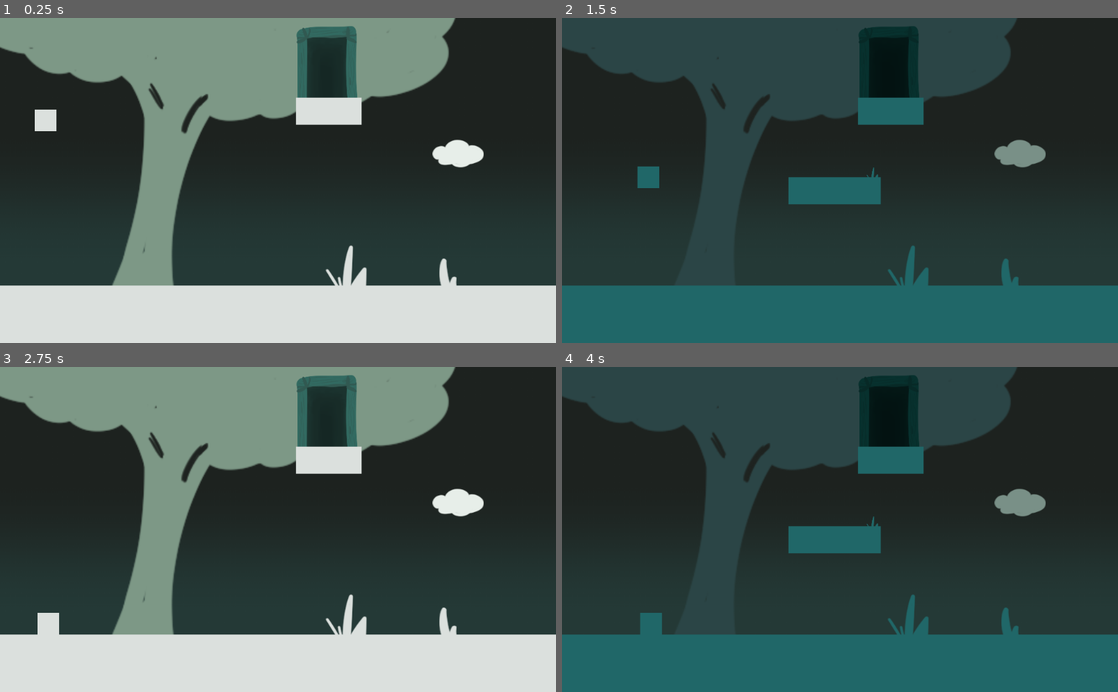
Above: before the commit, frames 1-4 (two rows, left to right).
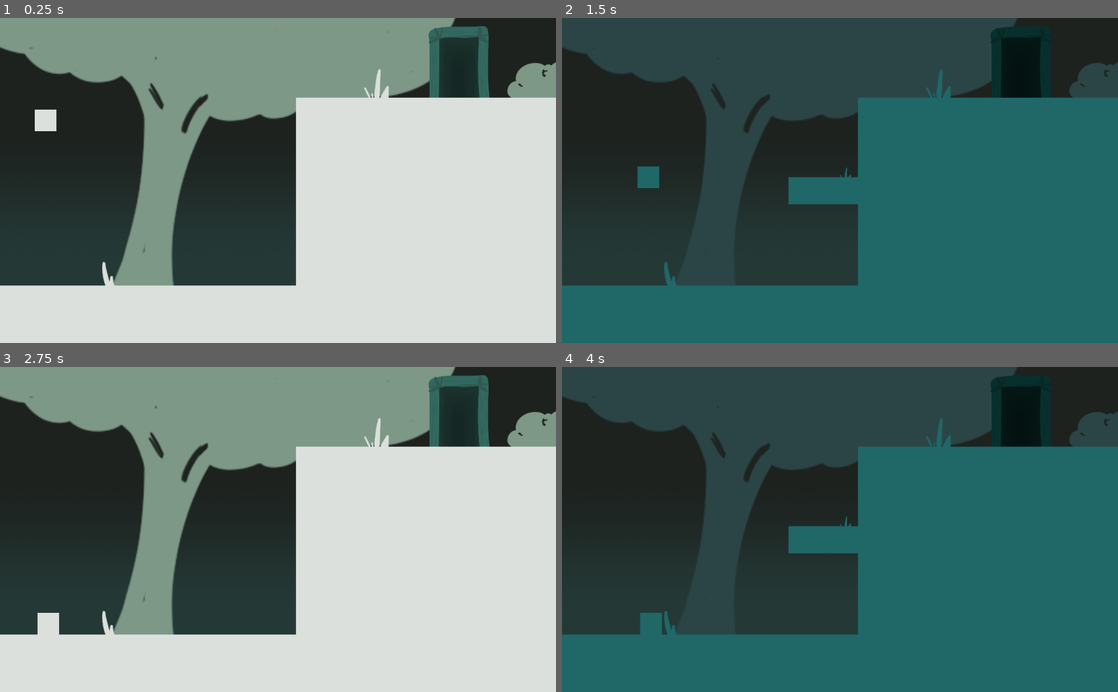
Above: after the commit, the same moments.

Repository: raespark/Tilted
Game: Godot game, scene res://Scenes/Level2.tscn
The game is run twice, just before and just after one commit, with the same random seed, the same clock (stepped at 60 frames per second) and the same inputs. This scene is started directly instead of the project's main scene. Sound files missing from this copy of the repository are replaced by a short silence.
Inputs:
- Up to frame 1 (0.25 s): no input
- Up to frame 2 (1.5 s): hold Right (ui_right) from 0.53 s (still down); tap Up (ui_up) at 0.77 s
- Up to frame 3 (2.75 s): tap Up (ui_up) at 1.52 s; tap Enter at 2 s; release Right (ui_right) at 2.03 s; hold Left (ui_left) from 2.03 s (still down)
- Up to frame 4 (4 s): tap Space at 2.75 s; release Left (ui_left) at 2.78 s; hold Right (ui_right) from 2.78 s (still down); tap Up (ui_up) at 3.02, 3.77 s

The runs differ from the first frame. In frame 1, 30% of the frame differs, in the area x 18-100%, y 2-83%; in frame 2, 30%; in frame 3, 30%; in frame 4, 30%.

Commit message:
add sounds and music

Diff:
--- a/Scenes/Goal.gd
+++ b/Scenes/Goal.gd
@@ -13,6 +13,6 @@
 	var colliding_bodies = get_overlapping_bodies()
 	for body in colliding_bodies:
 		if body.get_groups().find("Player") != -1:
-			print("WIN!")
 			globalVars.current_level += 1
+			globalVars.music_time = get_parent().get_parent().find_node("Music").get_playback_position()
 			get_tree().change_scene("res://Scenes/" + globalVars.levels[globalVars.current_level])
--- a/Scenes/Level1.tscn
+++ b/Scenes/Level1.tscn
@@ -7,13 +7,20 @@
 [ext_resource path="res://Sprites/cloud.png" type="Texture" id=5]
 [ext_resource path="res://Sprites/tree.png" type="Texture" id=6]
 [ext_resource path="res://Scripts/ColorChangeBackgroundSprite.gd" type="Script" id=7]
-[ext_resource path="res://Scenes/Goal.tscn" type="PackedScene" id=8]
-[ext_resource path="res://Scenes/Player.tscn" type="PackedScene" id=9]
-[ext_resource path="res://Scripts/ColorChange.gd" type="Script" id=10]
-[ext_resource path="res://Sprites/grass2.png" type="Texture" id=11]
-[ext_resource path="res://Scripts/GrassColors.gd" type="Script" id=12]
-[ext_resource path="res://Sprites/grass.png" type="Texture" id=13]
-[ext_resource path="res://Sprites/arrow.png" type="Texture" id=14]
+[ext_resource path="res://Sprites/goal.png" type="Texture" id=8]
+[ext_resource path="res://Scripts/GrassColors.gd" type="Script" id=9]
+[ext_resource path="res://Scenes/Goal.gd" type="Script" id=10]
+[ext_resource path="res://Scenes/Player.tscn" type="PackedScene" id=11]
+[ext_resource path="res://Scripts/ColorChange.gd" type="Script" id=12]
+[ext_resource path="res://Sprites/grass2.png" type="Texture" id=13]
+[ext_resource path="res://Sprites/grass.png" type="Texture" id=14]
+[ext_resource path="res://Sprites/arrow.png" type="Texture" id=15]
+[ext_resource path="res://Scenes/Music.tscn" type="PackedScene" id=16]
+
+[sub_resource type="RectangleShape2D" id=1]
+
+custom_solver_bias = 0.0
+extents = Vector2( 20.085, 60.4385 )
 
 [sub_resource type="RectangleShape2D" id=3]
 
@@ -28,6 +35,8 @@
 [node name="Level1" type="Node2D" index="0"]
 
 [node name="Background" type="Node2D" parent="." index="0"]
+
+editor/display_folded = true
 
 [node name="background" type="Sprite" parent="Background" index="0"]
 
@@ -63,11 +72,38 @@
 texture = ExtResource( 6 )
 script = ExtResource( 7 )
 
-[node name="goal" parent="." index="1" instance=ExtResource( 8 )]
+[node name="goal" type="Sprite" parent="." index="1"]
+
+position = Vector2( 943.496, 424.822 )
+scale = Vector2( 0.3117, 0.375236 )
+texture = ExtResource( 8 )
+script = ExtResource( 9 )
+
+[node name="Goal" type="Area2D" parent="goal" index="0"]
+
+position = Vector2( -3026.93, -1132.15 )
+scale = Vector2( 3.20821, 2.66499 )
+input_pickable = true
+gravity_vec = Vector2( 0, 1 )
+gravity = 98.0
+linear_damp = 0.1
+angular_damp = 1.0
+collision_layer = 15
+collision_mask = 15
+audio_bus_override = false
+audio_bus_name = "Master"
+script = ExtResource( 10 )
+_sections_unfolded = [ "Collision", "Pickable" ]
+
+[node name="CollisionShape2D" type="CollisionShape2D" parent="goal/Goal" index="0"]
+
+position = Vector2( 939.281, 430.544 )
+shape = SubResource( 1 )
+_sections_unfolded = [ "Visibility" ]
 
 [node name="Player" parent="." index="2" groups=[
 "Player",
-] instance=ExtResource( 9 )]
+] instance=ExtResource( 11 )]
 
 position = Vector2( 140.759, 124.899 )
 
@@ -185,25 +221,27 @@
 position = Vector2( 48.9662, 453.169 )
 rotation = 3.14124
 scale = Vector2( 0.141966, 0.143673 )
-texture = ExtResource( 14 )
-script = ExtResource( 3 )
+texture = ExtResource( 15 )
+script = ExtResource( 3 )
+
+[node name="Music" parent="." index="7" instance=ExtResource( 16 )]
 
 [connection signal="color_change_needed" from="Player" to="Default/StaticBody2D/ColorRect" method="_change_color"]
 
+[connection signal="color_change_needed" from="Player" to="Background/tree" method="_change_color"]
+
+[connection signal="color_change_needed" from="Player" to="Default/grass" method="_change_color"]
+
+[connection signal="color_change_needed" from="Player" to="Default/grass2" method="_change_color"]
+
+[connection signal="color_change_needed" from="Player" to="Background/cloud" method="_change_color"]
+
 [connection signal="color_change_needed" from="Player" to="Background/tinyCloud" method="_change_color"]
 
+[connection signal="color_change_needed" from="Player" to="arrow" method="_change_color"]
+
+[connection signal="color_change_needed" from="Player" to="arrow3" method="_change_color"]
+
+[connection signal="color_change_needed" from="Player" to="arrow2" method="_change_color"]
+
 [connection signal="color_change_needed" from="Player" to="Background/smallCloud" method="_change_color"]
-
-[connection signal="color_change_needed" from="Player" to="Background/cloud" method="_change_color"]
-
-[connection signal="color_change_needed" from="Player" to="Background/tree" method="_change_color"]
-
-[connection signal="color_change_needed" from="Player" to="Default/grass" method="_change_color"]
-
-[connection signal="color_change_needed" from="Player" to="arrow" method="_change_color"]
-
-[connection signal="color_change_needed" from="Player" to="arrow3" method="_change_color"]
-
-[connection signal="color_change_needed" from="Player" to="Default/grass2" method="_change_color"]
-
-[connection signal="color_change_needed" from="Player" to="arrow2" method="_change_color"]
--- a/Scenes/Level2.tscn
+++ b/Scenes/Level2.tscn
@@ -1,17 +1,19 @@
-[gd_scene load_steps=17 format=2]
+[gd_scene load_steps=19 format=2]
 
 [ext_resource path="res://Sprites/background.png" type="Texture" id=1]
 [ext_resource path="res://Sprites/tree.png" type="Texture" id=2]
 [ext_resource path="res://Scripts/ColorChangeBackgroundSprite.gd" type="Script" id=3]
 [ext_resource path="res://Sprites/smallCloud.png" type="Texture" id=4]
 [ext_resource path="res://Scripts/CloudColors.gd" type="Script" id=5]
-[ext_resource path="res://Scenes/Goal.tscn" type="PackedScene" id=6]
-[ext_resource path="res://Scenes/Player.tscn" type="PackedScene" id=7]
-[ext_resource path="res://Scripts/ShowForColor.gd" type="Script" id=8]
-[ext_resource path="res://Sprites/grass2.png" type="Texture" id=9]
-[ext_resource path="res://Scripts/GrassColors.gd" type="Script" id=10]
-[ext_resource path="res://Scripts/ColorChange.gd" type="Script" id=11]
-[ext_resource path="res://Sprites/grass.png" type="Texture" id=12]
+[ext_resource path="res://Sprites/bush.png" type="Texture" id=6]
+[ext_resource path="res://Scenes/Goal.tscn" type="PackedScene" id=7]
+[ext_resource path="res://Scenes/Player.tscn" type="PackedScene" id=8]
+[ext_resource path="res://Scripts/ShowForColor.gd" type="Script" id=9]
+[ext_resource path="res://Sprites/grass2.png" type="Texture" id=10]
+[ext_resource path="res://Scripts/GrassColors.gd" type="Script" id=11]
+[ext_resource path="res://Scripts/ColorChange.gd" type="Script" id=12]
+[ext_resource path="res://Sprites/grass.png" type="Texture" id=13]
+[ext_resource path="res://Scenes/Music.tscn" type="PackedScene" id=14]
 
 [sub_resource type="RectangleShape2D" id=4]
 
@@ -26,14 +28,14 @@
 [sub_resource type="RectangleShape2D" id=5]
 
 custom_solver_bias = 0.0
-extents = Vector2( 61.0345, 25 )
+extents = Vector2( 236.917, 172.784 )
 
 [sub_resource type="RectangleShape2D" id=2]
 
 custom_solver_bias = 0.0
 extents = Vector2( 28.0141, 429.951 )
 
-[node name="Level2" type="Node2D" index="0"]
+[node name="Level2" type="Node2D"]
 
 [node name="Background" type="Node2D" parent="." index="0"]
 
@@ -56,29 +58,36 @@
 texture = ExtResource( 4 )
 script = ExtResource( 5 )
 
-[node name="goal" parent="." index="1" instance=ExtResource( 6 )]
-
-position = Vector2( 606.184, 89.165 )
+[node name="bush" type="Sprite" parent="Background" index="3"]
+
+position = Vector2( 1007.79, 116.962 )
+scale = Vector2( 0.51011, 0.51011 )
+texture = ExtResource( 6 )
+script = ExtResource( 3 )
+
+[node name="goal" parent="." index="1" instance=ExtResource( 7 )]
+
+position = Vector2( 849.317, 89.165 )
 scale = Vector2( 0.3117, 0.337233 )
 
 [node name="Player" parent="." index="2" groups=[
 "Player",
-] instance=ExtResource( 7 )]
+] instance=ExtResource( 8 )]
 
 position = Vector2( 84.0922, 88.6378 )
 
 [node name="Color2" type="Node2D" parent="." index="3"]
 
 editor/display_folded = true
-script = ExtResource( 8 )
+script = ExtResource( 9 )
 color_index_to_hide = 1
 
 [node name="grass2" type="Sprite" parent="Color2" index="0"]
 
-position = Vector2( 571.56, 288.955 )
+position = Vector2( 522.06, 288.955 )
 scale = Vector2( 0.268241, 0.268241 )
-texture = ExtResource( 9 )
-script = ExtResource( 10 )
+texture = ExtResource( 10 )
+script = ExtResource( 11 )
 
 [node name="Platform" type="ColorRect" parent="Color2" index="1"]
 
@@ -163,8 +172,8 @@
 anchor_bottom = 0.0
 margin_left = 545.0
 margin_top = 147.0
-margin_right = 666.0
-margin_bottom = 197.0
+margin_right = 1028.0
+margin_bottom = 503.0
 rect_pivot_offset = Vector2( 0, 0 )
 rect_clip_content = false
 mouse_filter = 0
@@ -172,38 +181,39 @@
 size_flags_horizontal = 1
 size_flags_vertical = 1
 color = Color( 1, 1, 1, 1 )
+script = ExtResource( 12 )
+_sections_unfolded = [ "Rect" ]
+
+[node name="StaticBody2D" type="StaticBody2D" parent="Default/Platform" index="0"]
+
+input_pickable = false
+collision_layer = 15
+collision_mask = 15
+constant_linear_velocity = Vector2( 0, 0 )
+constant_angular_velocity = 0.0
+friction = 1.0
+bounce = 0.0
+_sections_unfolded = [ "Collision" ]
+
+[node name="CollisionShape2D" type="CollisionShape2D" parent="Default/Platform/StaticBody2D" index="0"]
+
+position = Vector2( 237.211, 173.358 )
+shape = SubResource( 5 )
+
+[node name="grass2" type="Sprite" parent="Default" index="2"]
+
+position = Vector2( 693.43, 126.444 )
+scale = Vector2( 0.5889, 0.667814 )
+texture = ExtResource( 10 )
 script = ExtResource( 11 )
-_sections_unfolded = [ "Rect" ]
-
-[node name="StaticBody2D" type="StaticBody2D" parent="Default/Platform" index="0"]
-
-input_pickable = false
-collision_layer = 15
-collision_mask = 15
-constant_linear_velocity = Vector2( 0, 0 )
-constant_angular_velocity = 0.0
-friction = 1.0
-bounce = 0.0
-_sections_unfolded = [ "Collision" ]
-
-[node name="CollisionShape2D" type="CollisionShape2D" parent="Default/Platform/StaticBody2D" index="0"]
-
-position = Vector2( 59.5598, 25.1118 )
-shape = SubResource( 5 )
-
-[node name="grass2" type="Sprite" parent="Default" index="2"]
-
-position = Vector2( 637.713, 461.711 )
-scale = Vector2( 0.972281, 0.867361 )
-texture = ExtResource( 9 )
-script = ExtResource( 10 )
 
 [node name="grass" type="Sprite" parent="Default" index="3"]
 
-position = Vector2( 825.925, 472.565 )
-scale = Vector2( 1.19599, 0.658247 )
-texture = ExtResource( 12 )
-script = ExtResource( 10 )
+position = Vector2( 198.686, 473.059 )
+rotation = -0.131869
+scale = Vector2( 0.679745, 0.547767 )
+texture = ExtResource( 13 )
+script = ExtResource( 11 )
 
 [node name="Wall" type="StaticBody2D" parent="Default" index="4"]
 
@@ -241,22 +251,26 @@
 position = Vector2( -46.9026, 209.961 )
 shape = SubResource( 2 )
 
+[node name="Music" parent="." index="5" instance=ExtResource( 14 )]
+
+[connection signal="color_change_needed" from="Player" to="Color2/Platform" method="_change_color"]
+
 [connection signal="color_change_needed" from="Player" to="Default/StaticBody2D/ColorRect" method="_change_color"]
 
-[connection signal="color_change_needed" from="Player" to="Color2/Platform" method="_change_color"]
-
 [connection signal="color_change_needed" from="Player" to="Default/Platform" method="_change_color"]
 
+[connection signal="color_change_needed" from="Player" to="Background/tree" method="_change_color"]
+
+[connection signal="color_change_needed" from="Player" to="Background/smallCloud" method="_change_color"]
+
+[connection signal="color_change_needed" from="Player" to="Background/bush" method="_change_color"]
+
+[connection signal="color_change_needed" from="Player" to="goal" method="_change_color"]
+
 [connection signal="color_change_needed" from="Player" to="Default/grass2" method="_change_color"]
 
 [connection signal="color_change_needed" from="Player" to="Default/grass" method="_change_color"]
 
-[connection signal="color_change_needed" from="Player" to="Background/tree" method="_change_color"]
-
 [connection signal="color_change_needed" from="Player" to="Color2" method="determine_if_show"]
 
-[connection signal="color_change_needed" from="Player" to="goal" method="_change_color"]
-
 [connection signal="color_change_needed" from="Player" to="Color2/grass2" method="_change_color"]
-
-[connection signal="color_change_needed" from="Player" to="Background/smallCloud" method="_change_color"]
--- /dev/null
+++ b/Scenes/Level3.tscn
@@ -0,0 +1,188 @@
+[gd_scene load_steps=13 format=2]
+
+[ext_resource path="res://Sprites/background.png" type="Texture" id=1]
+[ext_resource path="res://Scenes/Goal.tscn" type="PackedScene" id=2]
+[ext_resource path="res://Scenes/Player.tscn" type="PackedScene" id=3]
+[ext_resource path="res://Scripts/ColorChange.gd" type="Script" id=4]
+[ext_resource path="res://Sprites/grass2.png" type="Texture" id=5]
+[ext_resource path="res://Scripts/GrassColors.gd" type="Script" id=6]
+[ext_resource path="res://Sprites/grass.png" type="Texture" id=7]
+[ext_resource path="res://Scripts/HideForColor.gd" type="Script" id=8]
+[ext_resource path="res://Scenes/Music.tscn" type="PackedScene" id=9]
+
+[sub_resource type="RectangleShape2D" id=1]
+
+custom_solver_bias = 0.0
+extents = Vector2( 805, 75 )
+
+[sub_resource type="RectangleShape2D" id=2]
+
+custom_solver_bias = 0.0
+extents = Vector2( 28.0141, 429.951 )
+
+[sub_resource type="RectangleShape2D" id=3]
+
+custom_solver_bias = 0.0
+extents = Vector2( 85, 25 )
+
+[node name="Level3" type="Node2D"]
+
+[node name="Background" type="Node2D" parent="." index="0"]
+
+[node name="background" type="Sprite" parent="Background" index="0"]
+
+position = Vector2( 515.901, 89.132 )
+scale = Vector2( 1.10488, 1.87187 )
+texture = ExtResource( 1 )
+
+[node name="goal" parent="." index="1" instance=ExtResource( 2 )]
+
+[node name="Player" parent="." index="2" groups=[
+"Player",
+] instance=ExtResource( 3 )]
+
+position = Vector2( 483.308, 64.441 )
+
+[node name="Default" type="Node2D" parent="." index="3"]
+
+editor/display_folded = true
+
+[node name="StaticBody2D" type="StaticBody2D" parent="Default" index="0"]
+
+position = Vector2( -274, 494 )
+input_pickable = false
+collision_layer = 15
+collision_mask = 15
+constant_linear_velocity = Vector2( 0, 0 )
+constant_angular_velocity = 0.0
+friction = 1.0
+bounce = 0.0
+_sections_unfolded = [ "Collision" ]
+
+[node name="CollisionShape2D" type="CollisionShape2D" parent="Default/StaticBody2D" index="0"]
+
+position = Vector2( 806.437, 74.5945 )
+shape = SubResource( 1 )
+
+[node name="ColorRect" type="ColorRect" parent="Default/StaticBody2D" index="1"]
+
+anchor_left = 0.0
+anchor_top = 0.0
+anchor_right = 0.0
+anchor_bottom = 0.0
+margin_right = 1610.0
+margin_bottom = 150.0
+rect_pivot_offset = Vector2( 0, 0 )
+rect_clip_content = false
+mouse_filter = 0
+mouse_default_cursor_shape = 0
+size_flags_horizontal = 1
+size_flags_vertical = 1
+color = Color( 1, 1, 1, 1 )
+script = ExtResource( 4 )
+_sections_unfolded = [ "Rect" ]
+
+[node name="grass2" type="Sprite" parent="Default" index="1"]
+
+position = Vector2( 731.035, 477.229 )
+scale = Vector2( 0.550662, 0.550662 )
+texture = ExtResource( 5 )
+script = ExtResource( 6 )
+
+[node name="grass" type="Sprite" parent="Default" index="2"]
+
+position = Vector2( 66.4643, 481.183 )
+scale = Vector2( 0.462386, 0.462386 )
+texture = ExtResource( 7 )
+script = ExtResource( 6 )
+
+[node name="Wall" type="StaticBody2D" parent="Default" index="3"]
+
+editor/display_folded = true
+position = Vector2( 14.5933, 66.3461 )
+input_pickable = false
+collision_layer = 15
+collision_mask = 15
+constant_linear_velocity = Vector2( 0, 0 )
+constant_angular_velocity = 0.0
+friction = 1.0
+bounce = 0.0
+_sections_unfolded = [ "Collision" ]
+
+[node name="CollisionShape2D" type="CollisionShape2D" parent="Default/Wall" index="0"]
+
+position = Vector2( -46.9026, 209.961 )
+shape = SubResource( 2 )
+
+[node name="Wall2" type="StaticBody2D" parent="Default" index="4"]
+
+editor/display_folded = true
+position = Vector2( 1098.07, 66.3461 )
+input_pickable = false
+collision_layer = 15
+collision_mask = 15
+constant_linear_velocity = Vector2( 0, 0 )
+constant_angular_velocity = 0.0
+friction = 1.0
+bounce = 0.0
+_sections_unfolded = [ "Collision" ]
+
+[node name="CollisionShape2D" type="CollisionShape2D" parent="Default/Wall2" index="0"]
+
+position = Vector2( -46.9026, 209.961 )
+shape = SubResource( 2 )
+
+[node name="Color3" type="Node2D" parent="." index="4"]
+
+script = ExtResource( 8 )
+color_index_to_show = 2
+
+[node name="Platform" type="ColorRect" parent="Color3" index="0"]
+
+anchor_left = 0.0
+anchor_top = 0.0
+anchor_right = 0.0
+anchor_bottom = 0.0
+margin_left = 400.0
+margin_top = 125.0
+margin_right = 570.0
+margin_bottom = 175.0
+rect_pivot_offset = Vector2( 0, 0 )
+rect_clip_content = false
+mouse_filter = 0
+mouse_default_cursor_shape = 0
+size_flags_horizontal = 1
+size_flags_vertical = 1
+color = Color( 1, 1, 1, 1 )
+script = ExtResource( 4 )
+_sections_unfolded = [ "Rect" ]
+
+[node name="StaticBody2D" type="StaticBody2D" parent="Color3/Platform" index="0"]
+
+input_pickable = false
+collision_layer = 11
+collision_mask = 11
+constant_linear_velocity = Vector2( 0, 0 )
+constant_angular_velocity = 0.0
+friction = 1.0
+bounce = 0.0
+_sections_unfolded = [ "Collision" ]
+
+[node name="CollisionShape2D" type="CollisionShape2D" parent="Color3/Platform/StaticBody2D" index="0"]
+
+position = Vector2( 85.1012, 25.1118 )
+shape = SubResource( 3 )
+
+[node name="Music" parent="." index="5" instance=ExtResource( 9 )]
+
+[connection signal="color_change_needed" from="Player" to="Default/grass2" method="_change_color"]
+
+[connection signal="color_change_needed" from="Player" to="Default/grass" method="_change_color"]
+
+[connection signal="color_change_needed" from="Player" to="Default/StaticBody2D/ColorRect" method="_change_color"]
+
+[connection signal="color_change_needed" from="Player" to="Color3/Platform" method="_change_color"]
+
+[connection signal="color_change_needed" from="Player" to="Color3" method="determine_if_show"]
+
+[connection signal="color_change_needed" from="Player" to="goal" method="_change_color"]
--- /dev/null
+++ b/Scenes/Music.gd
@@ -0,0 +1,8 @@
+extends AudioStreamPlayer2D
+
+# class member variables go here, for example:
+# var a = 2
+# var b = "textvar"
+
+func _ready():
+	play(globalVars.music_time)
--- /dev/null
+++ b/Scenes/Music.tscn
@@ -0,0 +1,15 @@
+[gd_scene load_steps=3 format=2]
+
+[ext_resource path="res://Sounds/Music.wav" type="AudioStream" id=1]
+[ext_resource path="res://Scenes/Music.gd" type="Script" id=2]
+
+[node name="Music" type="AudioStreamPlayer2D"]
+
+stream = ExtResource( 1 )
+volume_db = 0.0
+autoplay = false
+max_distance = 2000.0
+attenuation = 1.0
+bus = "Master"
+area_mask = 1
+script = ExtResource( 2 )
--- a/Scenes/Player.tscn
+++ b/Scenes/Player.tscn
@@ -1,7 +1,9 @@
-[gd_scene load_steps=4 format=2]
+[gd_scene load_steps=6 format=2]
 
 [ext_resource path="res://Scripts/Player.gd" type="Script" id=1]
 [ext_resource path="res://Scripts/ColorChange.gd" type="Script" id=2]
+[ext_resource path="res://Sounds/Backward.wav" type="AudioStream" id=3]
+[ext_resource path="res://Sounds/Foreward.wav" type="AudioStream" id=4]
 
 [sub_resource type="RectangleShape2D" id=1]
 
@@ -44,4 +46,24 @@
 shape = SubResource( 1 )
 _sections_unfolded = [ "Transform" ]
 
+[node name="Backward" type="AudioStreamPlayer2D" parent="." index="2"]
+
+stream = ExtResource( 3 )
+volume_db = -1.0
+autoplay = false
+max_distance = 2000.0
+attenuation = 1.0
+bus = "Master"
+area_mask = 1
+
+[node name="Forward" type="AudioStreamPlayer2D" parent="." index="3"]
+
+stream = ExtResource( 4 )
+volume_db = -1.0
+autoplay = false
+max_distance = 2000.0
+attenuation = 1.0
+bus = "Master"
+area_mask = 1
+
 [connection signal="color_change_needed" from="." to="ColorRect" method="_change_color"]
--- a/Scripts/Player.gd
+++ b/Scripts/Player.gd
@@ -49,10 +49,12 @@
 	elif Input.is_action_just_pressed("ui_left"):
 		direction = -1
 		is_rotating = true
+		$Backward.play()
 		velocity.x += direction * MOVEMENT_SPEED
 	elif Input.is_action_just_pressed("ui_right"):
 		direction = 1
 		is_rotating = true
+		$Forward.play()
 		velocity.x += direction * MOVEMENT_SPEED
 	elif Input.is_action_just_pressed("ui_up") and is_on_floor():
 		velocity.y = JUMP_FORCE
--- a/globalVars.gd
+++ b/globalVars.gd
@@ -1,11 +1,17 @@
 extends Node
 # Keeps track of variables global to the project
 
+# Debug flag
+var debug = false
+
+# Where in the music to start playing when traversing levels
+var music_time = 0.0
+
+# Level player is currently playing
 var current_level = 0
+# Levels to traverse
+var levels = ["Level1.tscn", "Level2.tscn", "Level3.tscn"]
 
-var levels = ["Level1.tscn", "Level2.tscn"]
-
-var debug = false
 # What color is currently shown
 var color_index = 0
 # List of all the normal colors
Not shown: 4 places in Scenes/Level1.tscn that only renumber resources
Not shown: 2 places in Scenes/Level2.tscn that only renumber resources
Not shown, added: Sounds/Backward.wav.import
Not shown, added: Sounds/Foreward.wav.import
Not shown, added: Sounds/Music.wav.import
Not shown, added: export_presets.cfg
Not shown, added: Sounds/Backward.bfxrsound
Not shown, added: Sounds/Backward.wav
Not shown, added: Sounds/Foreward.bfxrsound
Not shown, added: Sounds/Foreward.wav
Not shown, added: Sounds/Music.wav
